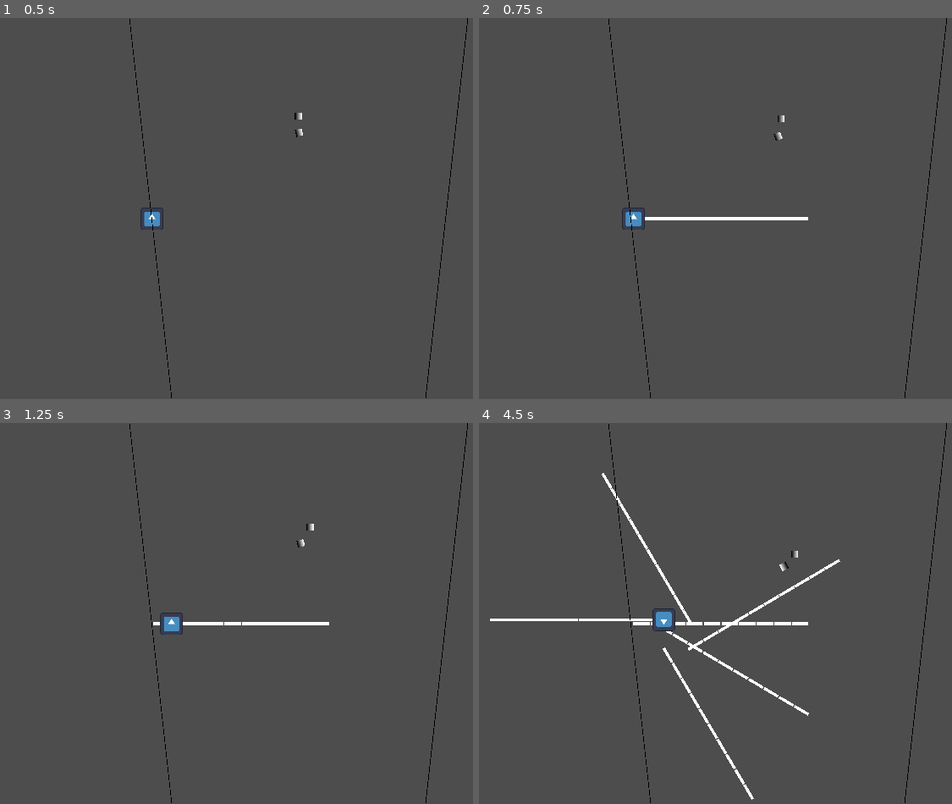
Above: before the commit, frames 1-4 (two rows, left to right).
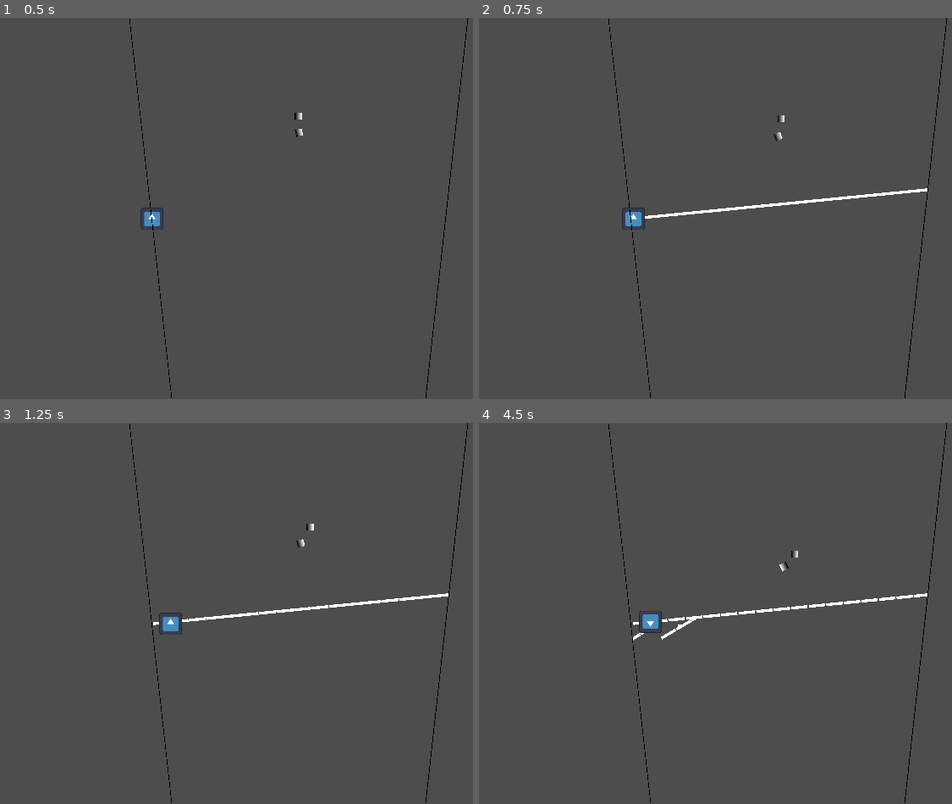
Above: after the commit, the same moments.

Repository: InRe-Dan/ld56
Game: Godot game, scene res://world/world.tscn
Two runs of this game, one before a commit and one after it. Both use one fixed random seed, a clock stepped at 60 frames per second and the inputs below. The engine's default icon, where the game draws it, is replaced by a stand-in: a white triangle on a blue panel in a dark square.
Inputs (mouse positions are in pixels of both pictures, inside the frame that each line leads up to):
- Up to frame 1 (0.5 s): no input
- Up to frame 2 (0.75 s): tap Enter at 0.5 s; move the mouse to (928, 189) at 0.52 s; hold D (move_right) from 0.53 s (still down); click (928, 189) at 0.67 s
- Up to frame 3 (1.25 s): keep holding D (move_right)
- Up to frame 4 (4.5 s): move the mouse to (644, 632) at 1.27 s; release D (move_right) at 1.28 s; hold S (move_down) 1.28-2.03 s; click (644, 632) at 1.42 s; move the mouse to (843, 529) at 2.02 s; hold D (move_right) 2.03-2.78 s; click (843, 529) at 2.17 s; move the mouse to (743, 689) at 2.77 s; hold W (move_up) 2.78-3.53 s; click (743, 689) at 2.92 s; move the mouse to (outside the picture) at 3.52 s; hold A (move_left) from 3.53 s (still down); click (outside the picture) at 3.67 s; move the mouse to (573, 556) at 4.27 s; click (573, 556) at 4.42 s

Frame 1 is identical in both runs. In frame 2, 0.7% of the frame differs, in the area x 30-95%, y 44-55%; in frame 3, 0.8%; in frame 4, 2.1%, in the area x 2-95%, y 13-99%.

Commit message:
Web collisions with other webs when shooting

Diff:
--- a/spider/spider.gd
+++ b/spider/spider.gd
@@ -12,6 +12,7 @@
 @onready var left_cast: RayCast2D = $Leftcast
 @onready var right_cast: RayCast2D = $Rightcast
 @onready var safety_cast : ShapeCast2D = $Safety
+@onready var web_cast : RayCast2D = $WebCast
 @onready var factory : WebFactory = get_tree().get_first_node_in_group("web_factory")
 
 
@@ -37,7 +38,7 @@
 		safety_cast.global_rotation = 0
 		safety_cast.target_position = input_vector * safety_cast_length
 		if safety_cast.is_colliding():
-			speed_mod = cast_length
+			speed_mod = max(speed_mod, cast_length * 0.5)
 
 	linear_velocity += input_vector * movement_speed * delta * (speed_mod / cast_length)
 
@@ -59,7 +60,15 @@
 	else:
 		return cast_length
 
+func shoot_web() -> void:
+	web_cast.global_rotation = 0
+	web_cast.target_position = global_position.direction_to(get_global_mouse_position()) * 5000
+	web_cast.force_raycast_update()
+	if web_cast.is_colliding():
+		factory.create_web(global_position, web_cast.get_collision_point())
+
+
 func _unhandled_input(event: InputEvent) -> void:
 	if event is InputEventMouseButton:
 		if event.button_index == 1 and event.pressed:
-			factory.create_web(global_position, global_position + Vector2.from_angle(global_rotation) * 500)
+			shoot_web()
--- a/spider/spider.tscn
+++ b/spider/spider.tscn
@@ -43,3 +43,6 @@
 [node name="Safety" type="ShapeCast2D" parent="."]
 shape = SubResource("CircleShape2D_3imjw")
 collision_mask = 2
+
+[node name="WebCast" type="RayCast2D" parent="."]
+collision_mask = 2
